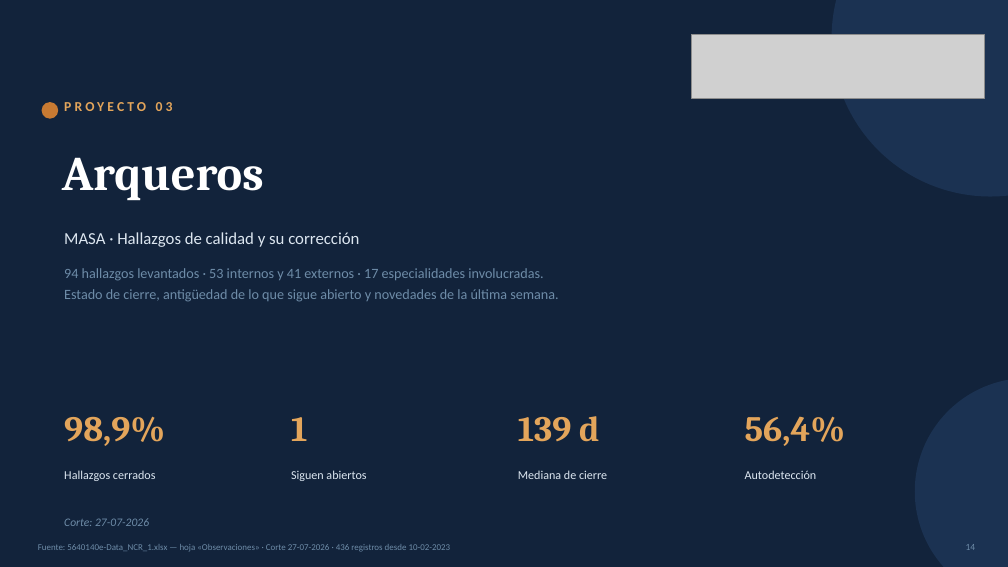
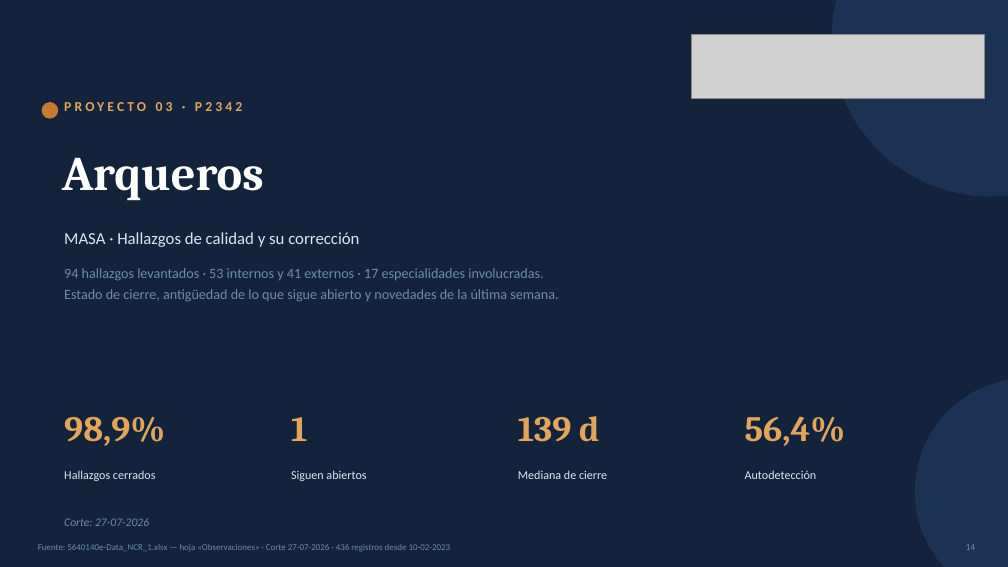
Before and after one commit to tdkvalex/Dashboard-HSEQ, a slide deck: slide 14 of modulo_nc/Panel_No_Conformidades.pptx. Drawn at 1008x567 pixels with LibreOffice and Linux fonts; fonts in the diff are those of the drawing; grey boxes stand for pictures. Boxes give left, top, right and bottom in pixels: in the first picture for what was removed or moved away, otherwise in the second. Text is boxed around its words. In the diff, an @@ line names an element or a change of style, - is before the commit and + after.

```diff
--- a/modulo_nc/Panel_No_Conformidades.pptx
+++ b/modulo_nc/Panel_No_Conformidades.pptx
@@ text at <box>64,102,242,111</box>: text changed @@
-PROYECTO 03
+PROYECTO 03 · P2342
```
Also in this commit, not shown: 3 other slides changed, 18 other files.
